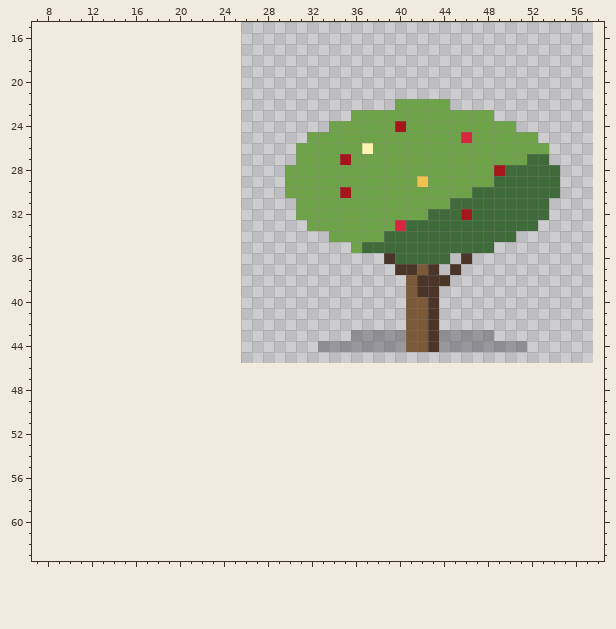
Pixel-art file: game/pixel-plants/wu-jiu.aseprite. The picture above is the old version.
32x32 pixels, 1 frame. Shown: x 7..58, y 15..63. The old version is drawn lined up with the new one, on the new canvas.
New version:
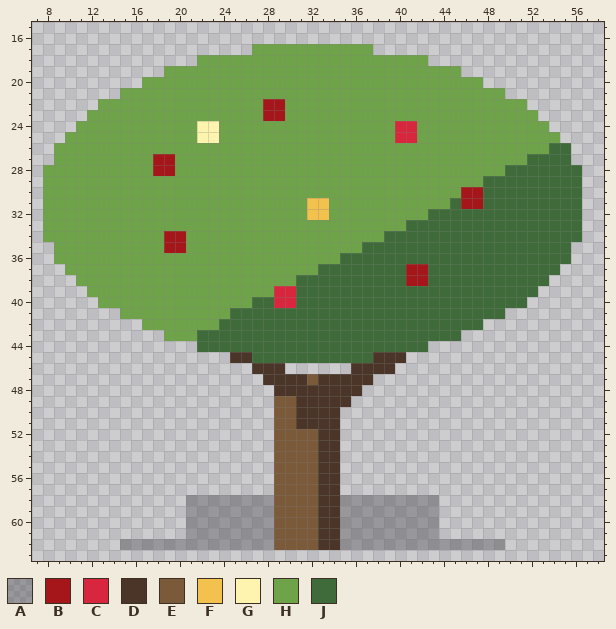
Palette (. is transparent): A #1a1a204c  B #a4161a  C #d7263d  D #4a3528  E #7a5a38  F #f2c14e  G #fff3b0  H #6fa34a  J #3f6b3a
Changes in this commit:
canvas 32x32 -> 64x64, the old top-left corner now at 26,14
@@ x 7..58 @@
 16 ....................................................
-17 ....................................................
-18 ....................................................
-19 ....................................................
-20 ....................................................
-21 ....................................................
-22 .................................HHHHH..............
-23 .............................HHHHHHHHHHHHH..........
-24 ...........................HHHHHHBHHHHHHHHHH........
-25 .........................HHHHHHHHHHHHHHCHHHHHH......
-26 ........................HHHHHHGHHHHHHHHHHHHHHHH.....
-27 ........................HHHHBHHHHHHHHHHHHHHHHJJ.....
-28 .......................HHHHHHHHHHHHHHHHHHHBJJJJJ....
-29 .......................HHHHHHHHHHHHFHHHHHHJJJJJJ....
-30 .......................HHHHHBHHHHHHHHHHHJJJJJJJJ....
-31 ........................HHHHHHHHHHHHHHJJJJJJJJJ.....
-32 ........................HHHHHHHHHHHHJJJBJJJJJJJ.....
-33 .........................HHHHHHHHCJJJJJJJJJJJJ......
-34 ...........................HHHHHJJJJJJJJJJJJ........
-35 .............................HJJJJJJJJJJJJ..........
-36 ................................DJJJJJ.D............
-37 .................................DDED.D.............
-38 ..................................EDDD..............
-39 ..................................EDD...............
-40 ..................................EED...............
-41 ..................................EED...............
-42 ..................................EED...............
-43 .............................AAAAAEEDAAAAA..........
-44 ..........................AAAAAAAAEEDAAAAAAAA.......
-45 ....................................................
-46 ....................................................
-47 ....................................................
-48 ....................................................
-49 ....................................................
-50 ....................................................
-51 ....................................................
-52 ....................................................
-53 ....................................................
-54 ....................................................
-55 ....................................................
-56 ....................................................
-57 ....................................................
-58 ....................................................
-59 ....................................................
-60 ....................................................
-61 ....................................................
-62 ....................................................
+17 ....................HHHHHHHHHHH.....................
+18 ...............HHHHHHHHHHHHHHHHHHHHH................
+19 ............HHHHHHHHHHHHHHHHHHHHHHHHHHH.............
+20 ..........HHHHHHHHHHHHHHHHHHHHHHHHHHHHHHH...........
+21 ........HHHHHHHHHHHHHHHHHHHHHHHHHHHHHHHHHHH.........
+22 ......HHHHHHHHHHHHHHHBBHHHHHHHHHHHHHHHHHHHHHH.......
+23 .....HHHHHHHHHHHHHHHHBBHHHHHHHHHHHHHHHHHHHHHHH......
+24 ....HHHHHHHHHHHGGHHHHHHHHHHHHHHHHCCHHHHHHHHHHHH.....
+25 ...HHHHHHHHHHHHGGHHHHHHHHHHHHHHHHCCHHHHHHHHHHHHH....
+26 ..HHHHHHHHHHHHHHHHHHHHHHHHHHHHHHHHHHHHHHHHHHHHHJJ...
+27 ..HHHHHHHHHBBHHHHHHHHHHHHHHHHHHHHHHHHHHHHHHHHJJJJ...
+28 .HHHHHHHHHHBBHHHHHHHHHHHHHHHHHHHHHHHHHHHHHHJJJJJJJ..
+29 .HHHHHHHHHHHHHHHHHHHHHHHHHHHHHHHHHHHHHHHHJJJJJJJJJ..
+30 .HHHHHHHHHHHHHHHHHHHHHHHHHHHHHHHHHHHHHHBBJJJJJJJJJ..
+31 .HHHHHHHHHHHHHHHHHHHHHHHHFFHHHHHHHHHHHJBBJJJJJJJJJ..
+32 .HHHHHHHHHHHHHHHHHHHHHHHHFFHHHHHHHHHJJJJJJJJJJJJJJ..
+33 .HHHHHHHHHHHHHHHHHHHHHHHHHHHHHHHHHJJJJJJJJJJJJJJJJ..
+34 .HHHHHHHHHHHBBHHHHHHHHHHHHHHHHHHJJJJJJJJJJJJJJJJJJ..
+35 ..HHHHHHHHHHBBHHHHHHHHHHHHHHHHJJJJJJJJJJJJJJJJJJJ...
+36 ..HHHHHHHHHHHHHHHHHHHHHHHHHHJJJJJJJJJJJJJJJJJJJJJ...
+37 ...HHHHHHHHHHHHHHHHHHHHHHHJJJJJJJJBBJJJJJJJJJJJJ....
+38 ....HHHHHHHHHHHHHHHHHHHHJJJJJJJJJJBBJJJJJJJJJJJ.....
+39 .....HHHHHHHHHHHHHHHHHCCJJJJJJJJJJJJJJJJJJJJJJ......
+40 ......HHHHHHHHHHHHHHJJCCJJJJJJJJJJJJJJJJJJJJJ.......
+41 ........HHHHHHHHHHJJJJJJJJJJJJJJJJJJJJJJJJJ.........
+42 ..........HHHHHHHJJJJJJJJJJJJJJJJJJJJJJJJ...........
+43 ............HHHJJJJJJJJJJJJJJJJJJJJJJJJ.............
+44 ...............JJJJJJJJJJJJJJJJJJJJJ................
+45 ..................DDJJJJJJJJJJJDDD..................
+46 ....................DDD......DDDD...................
+47 .....................DDDDEDDDDD.....................
+48 ......................DDDDDDDD......................
+49 ......................EEDDDDD.......................
+50 ......................EEDDDD........................
+51 ......................EEDDDD........................
+52 ......................EEEEDD........................
+53 ......................EEEEDD........................
+54 ......................EEEEDD........................
+55 ......................EEEEDD........................
+56 ......................EEEEDD........................
+57 ......................EEEEDD........................
+58 ..............AAAAAAAAEEEEDDAAAAAAAAA...............
+59 ..............AAAAAAAAEEEEDDAAAAAAAAA...............
+60 ..............AAAAAAAAEEEEDDAAAAAAAAA...............
+61 ..............AAAAAAAAEEEEDDAAAAAAAAA...............
+62 ........AAAAAAAAAAAAAAEEEEDDAAAAAAAAAAAAAAA.........
 63 ....................................................
Pixel boxes of the changes (left, top, right, bottom) in both pictures:
changed: (43, 44, 582, 550)
